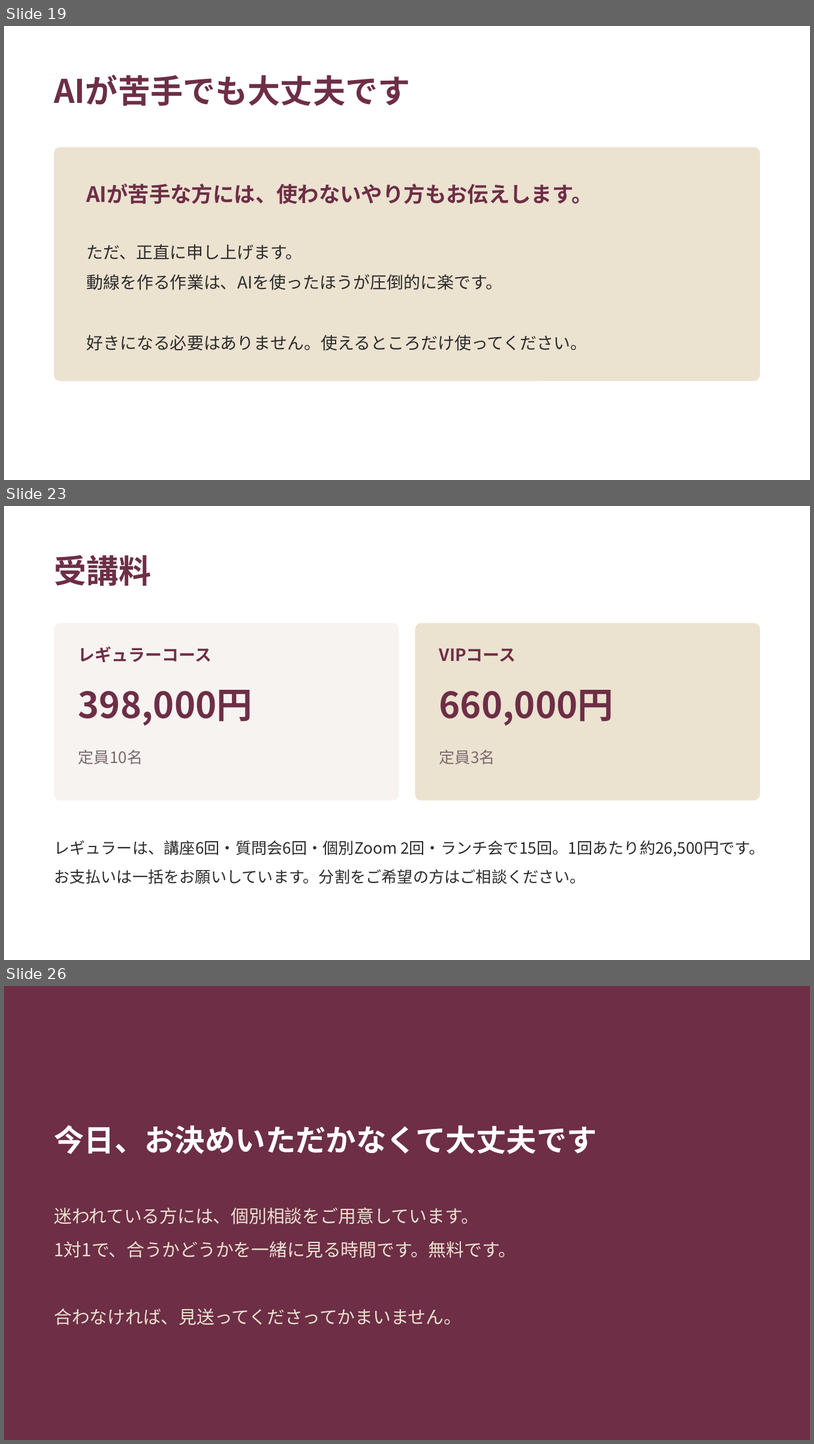
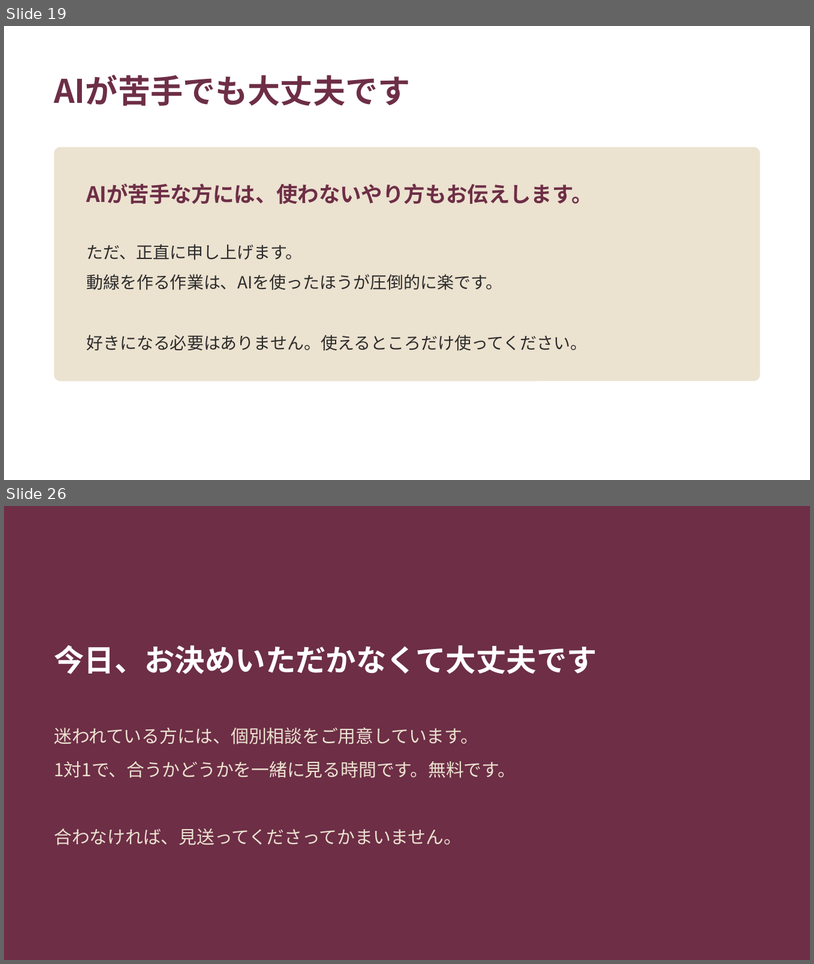
Before and after one commit to fashio17/potential-lamp, a slide deck: 運用/スライド/説明会_20260916.pptx. Shown one above the other, each under a label of ours: slides 19, 23 and 26 before the commit, slides 19 and 26 after it; the slides between them are not shown. The pictures are 814x1444 and 814x964 pixels, drawn with LibreOffice and Linux fonts; fonts in the diff are those of the drawing. Boxes give left, top, right and bottom in pixels: in the first picture for what was removed or moved away, otherwise in the second. Text is boxed around its words. In the diff, an @@ line names an element or a change of style, - is before the commit and + after.

```diff
--- a/運用/スライド/説明会_20260916.pptx
+++ b/運用/スライド/説明会_20260916.pptx
@@ slide 23 removed at (x1=4, y1=506, x2=810, y2=960), background #FFFFFF @@
@@ text removed at (x1=54, y1=555, x2=151, y2=586) @@
-受講料
@@ rounded rectangle removed at (x1=54, y1=623, x2=399, y2=801) @@
@@ rounded rectangle removed at (x1=415, y1=623, x2=761, y2=801) @@
@@ text removed at (x1=78, y1=646, x2=212, y2=662) @@
-レギュラーコース
@@ text removed at (x1=440, y1=648, x2=516, y2=661) @@
-VIPコース
@@ text removed at (x1=78, y1=690, x2=253, y2=726) @@
-398,000円
@@ text removed at (x1=440, y1=690, x2=614, y2=726) @@
-660,000円
@@ text removed at (x1=78, y1=750, x2=143, y2=764) @@
-定員10名
@@ text removed at (x1=440, y1=750, x2=495, y2=764) @@
-定員3名
@@ text removed at (x1=54, y1=840, x2=765, y2=883) @@
-レギュラーは、講座6回・質問会6回・個別Zoom 2回・ランチ会で15回。1回あたり約26,500円です。
-お支払いは一括をお願いしています。分割をご希望の方はご相談ください。
```
Also in this commit, not shown: 8 slides changed, 2 slides added, 1 other slide removed, 2 other files.
